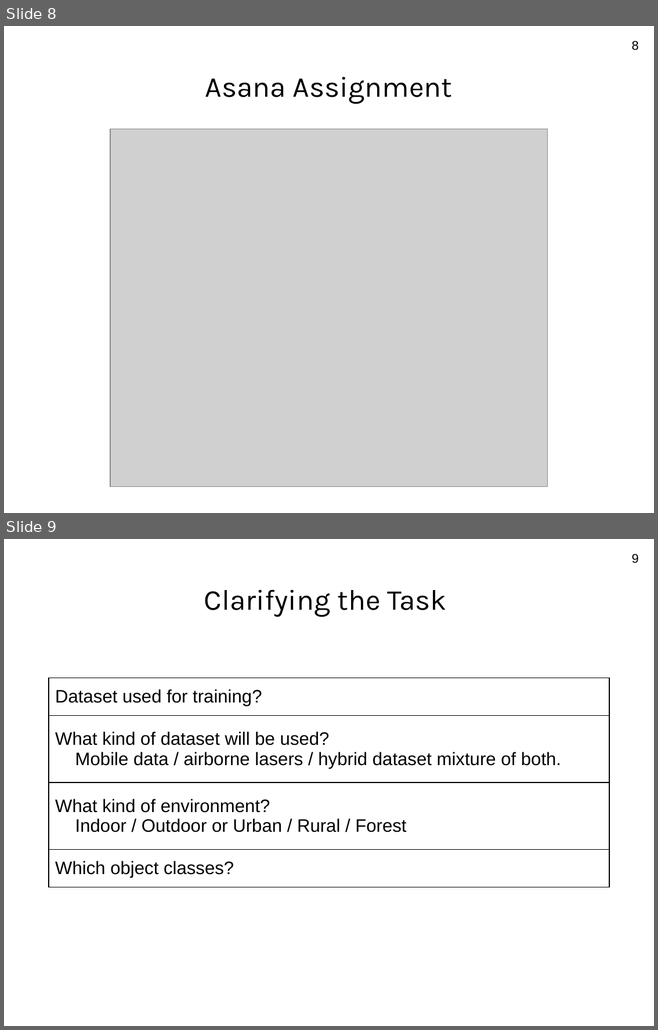
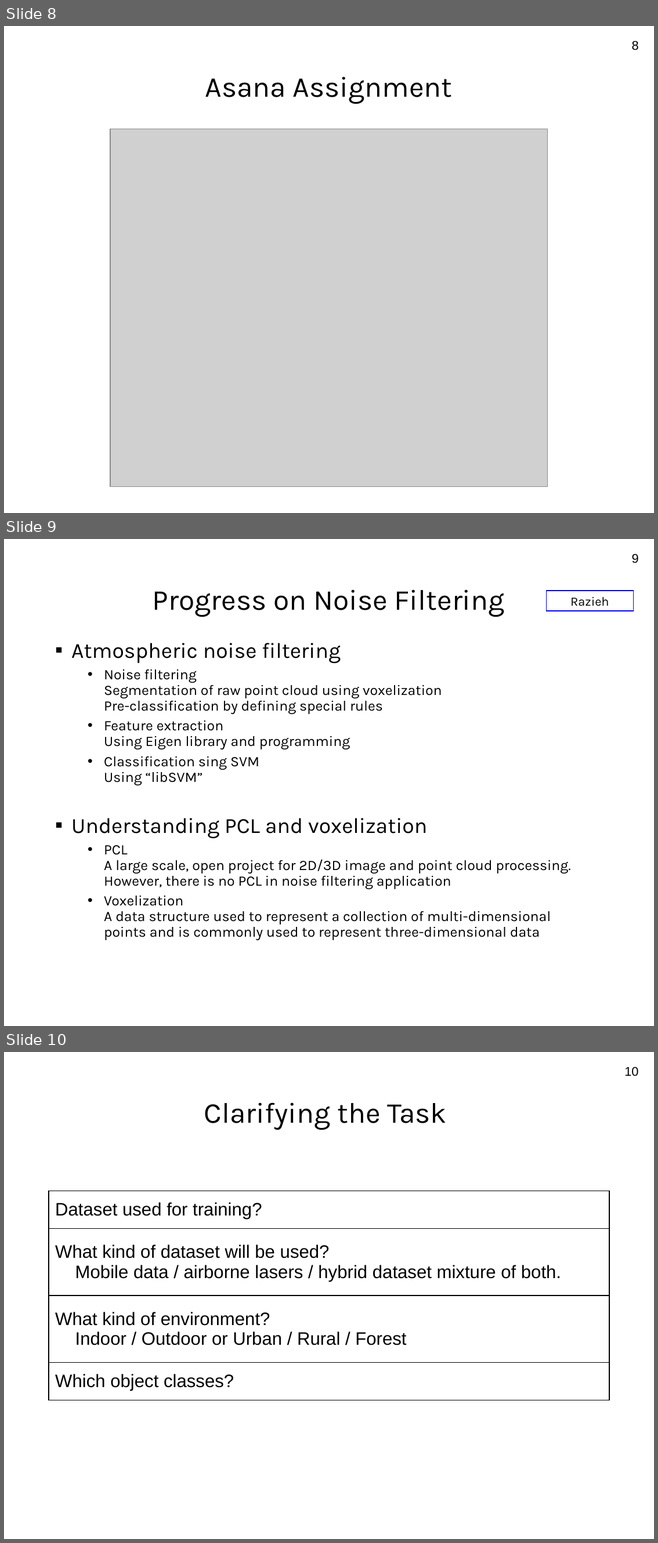
Before and after one commit to yorku-ausml/deep3d, a slide deck: doc/progress_3d_deep_20181011.pptx. Shown one above the other, each under a label of ours: slides 8 and 9 before the commit, slides 8, 9 and 10 after it. The pictures are 658x1030 and 658x1543 pixels, drawn with LibreOffice and Linux fonts; fonts in the diff are those of the drawing; grey boxes stand for pictures. Boxes give left, top, right and bottom in pixels: in the first picture for what was removed or moved away, otherwise in the second. Text is boxed around its words. In the diff, an @@ line names an element or a change of style, - is before the commit and + after.

```diff
--- a/doc/progress_3d_deep_20181011.pptx
+++ b/doc/progress_3d_deep_20181011.pptx
@@ slide 9 added at (4,539,654,1026), background #FFFFFF @@
@@ page number added at (632,553,639,563), 14 pt, text #000000 @@
+9
@@ title added at (152,589,505,617), 32 pt, text #000000 @@
+Progress on Noise Filtering
@@ rectangle added at (546,590,633,610), outline #0000FF 1 pt, 14 pt, text #000000 @@
+Razieh
@@ text added at (71,643,570,940), 16 pt, text #000000 @@
+▪ Atmospheric noise filtering
+  • Noise filtering
+    Segmentation of raw point cloud using voxelization
+    Pre-classification by defining special rules
+  • Feature extraction
+    Using Eigen library and programming
+  • Classification sing SVM
+    Using “libSVM”
+▪ Understanding PCL and voxelization
+  • PCL
+    A large scale, open project for 2D/3D image and point cloud processing. However, there is no PCL in noise filtering application
+  • Voxelization
+    A data structure used to represent a collection of multi-dimensional points and is commonly used to represent three-dimensional data
@@ what was slide 9 is now slide 10 @@
@@ page number at (624,1066,638,1076): text changed @@
-9
+10
```
Also in this commit, not shown: 1 slide changed, 1 other file.
